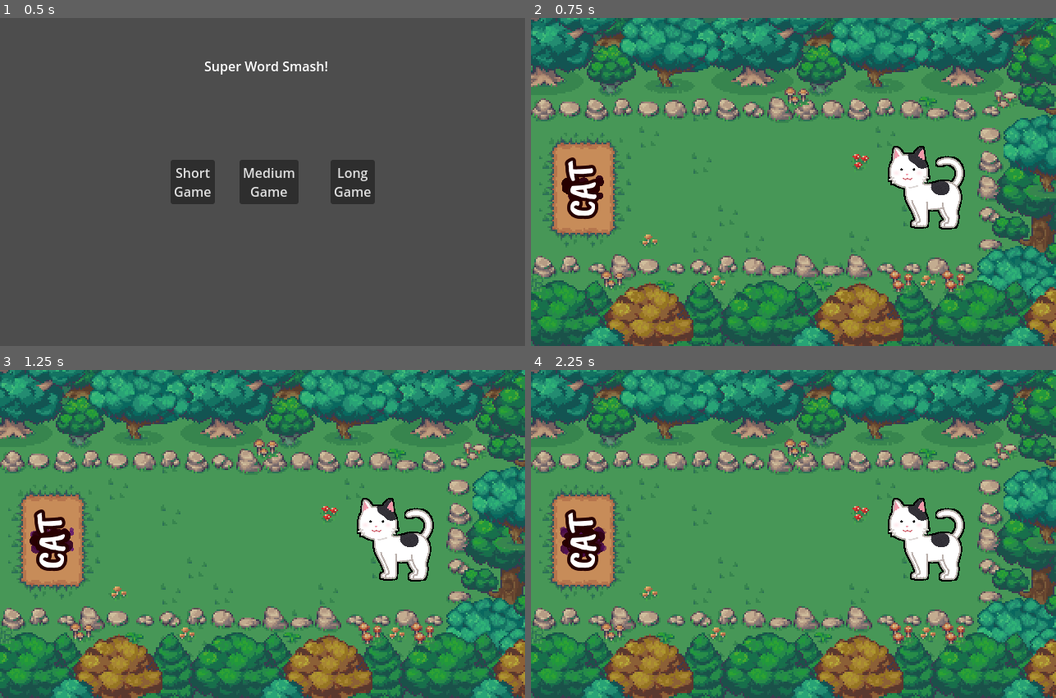
Above: before the commit, frames 1-4 (two rows, left to right).
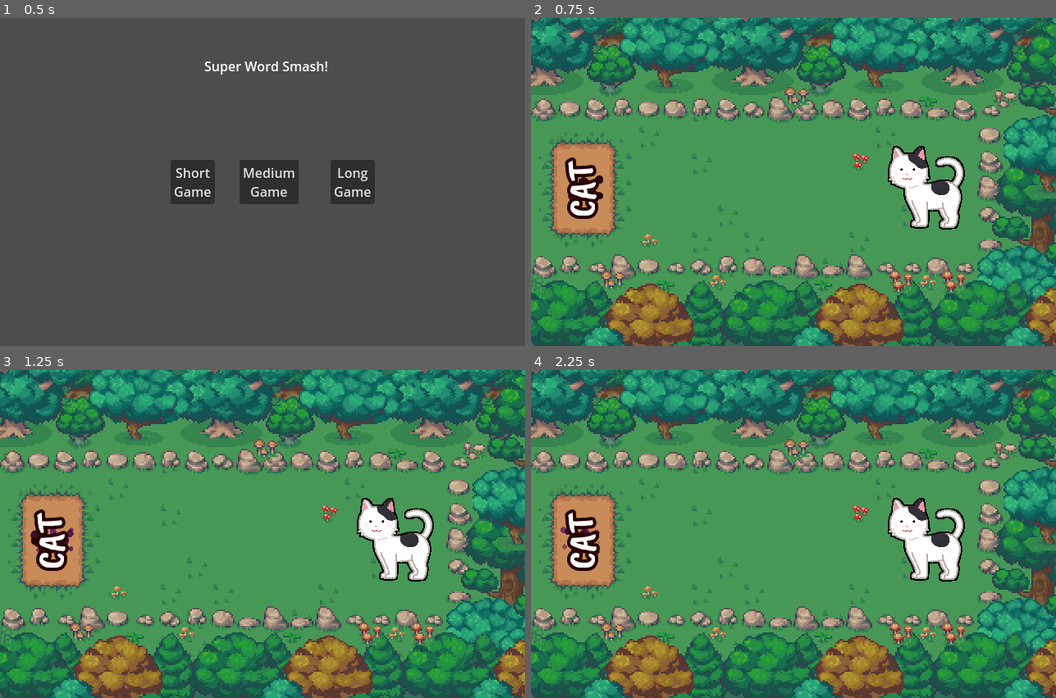
Above: after the commit, the same moments.

Repository: ozbonus/super_word_smash
Game: Godot game, scene res://GameManager.tscn
The game is run twice, just before and just after one commit, with the same random seed, the same clock (stepped at 60 frames per second) and the same inputs.
Inputs:
- Up to frame 1 (0.5 s): no input
- Up to frame 2 (0.75 s): click "Short Game" at 0.5 s
- Up to frame 3 (1.25 s): no input
- Up to frame 4 (2.25 s): no input

Frame 1 is identical in both runs. In frame 2, less than 0.1% of the frame differs, in the area x 5-14%, y 48-54%; in frame 3, 0.2%; in frame 4, 0.3%, in the area x 5-15%, y 47-57%.

Commit message:
Set particles per letter to 24.

Diff:
--- a/components/goal.tscn
+++ b/components/goal.tscn
@@ -79,6 +79,7 @@
 
 [node name="Goal" type="Node2D"]
 script = ExtResource("1_bga2f")
+particles_per_letter = 24
 metadata/_edit_vertical_guides_ = [-76.0, 76.0]
 metadata/_edit_horizontal_guides_ = [-32.0, 32.0, -36.0]
 
@@ -88,7 +89,7 @@
 shape = SubResource("RectangleShape2D_bga2f")
 
 [node name="Particles" type="CPUParticles2D" parent="."]
-amount = 85
+amount = 24
 texture = ExtResource("2_ymhr6")
 emission_shape = 3
 emission_rect_extents = Vector2(12, 21)
